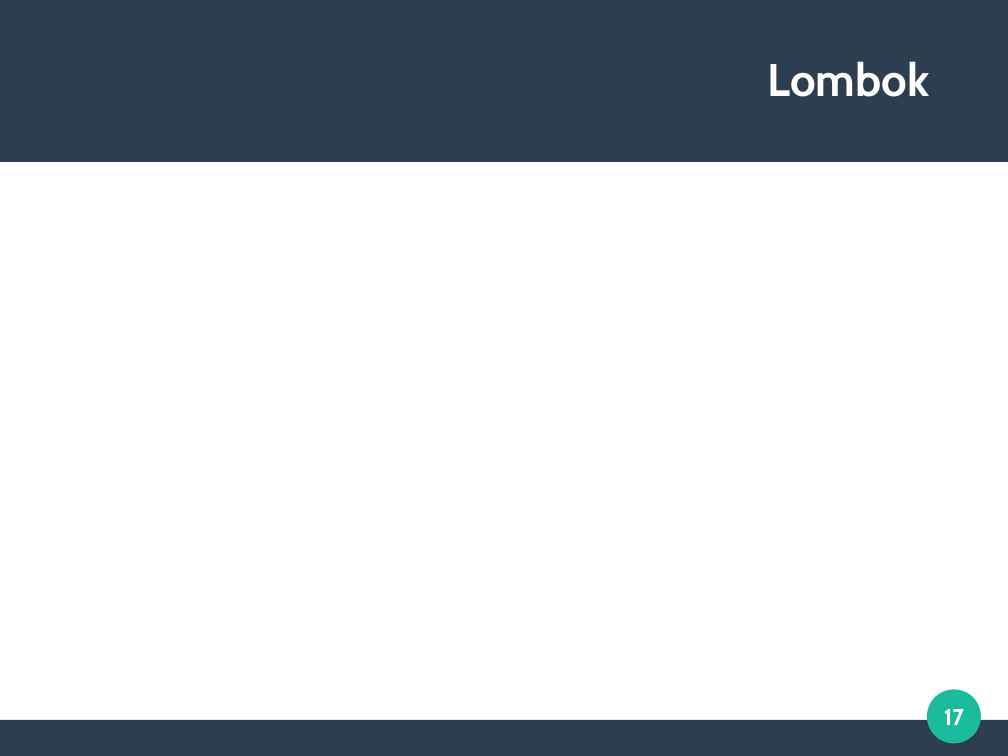
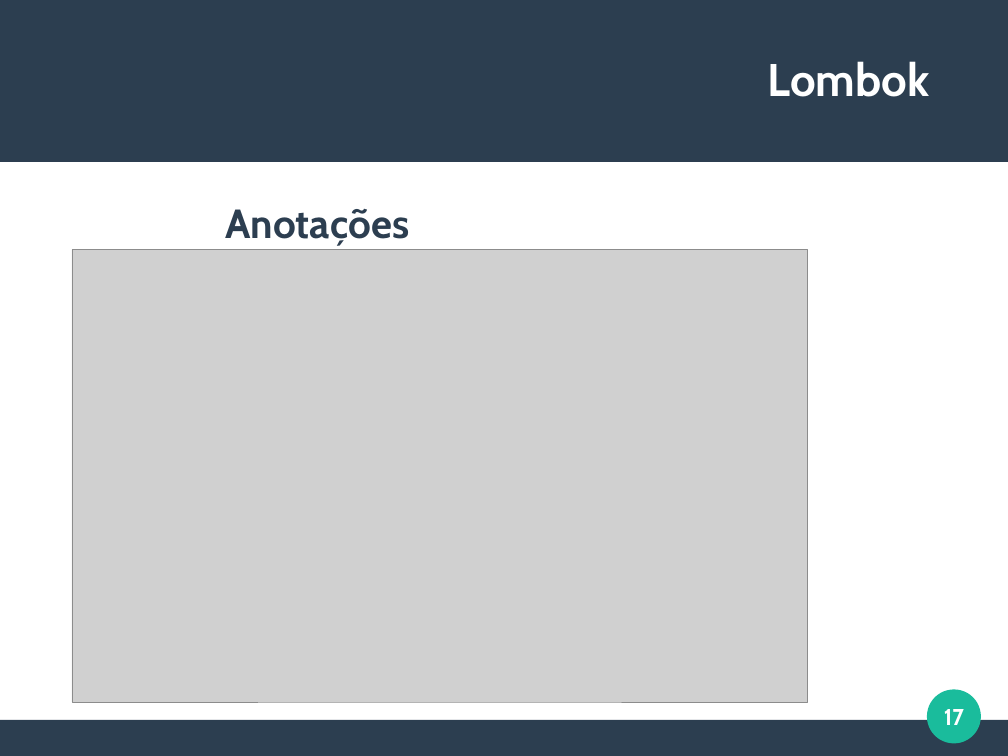
Before and after one commit to viniciusFortti/test, a slide deck: slide 17 of Apresentação/QuartaApresentacaoSpring.odp. Drawn at 1008x756 pixels with LibreOffice and Linux fonts; fonts in the diff are those of the drawing; grey boxes stand for pictures. Boxes give left, top, right and bottom in pixels: in the first picture for what was removed or moved away, otherwise in the second. Text is boxed around its words. In the diff, an @@ line names an element or a change of style, - is before the commit and + after.

```diff
--- a/Apresentação/QuartaApresentacaoSpring.odp
+++ b/Apresentação/QuartaApresentacaoSpring.odp
@@ text added at (226, 209, 410, 246), 32 pt, text #2C3E50, bold @@
+Anotações
@@ picture added at (72, 250, 808, 702) @@
```
Also in this commit, not shown: 1 slide added, 1 slide removed, 4 other files.
